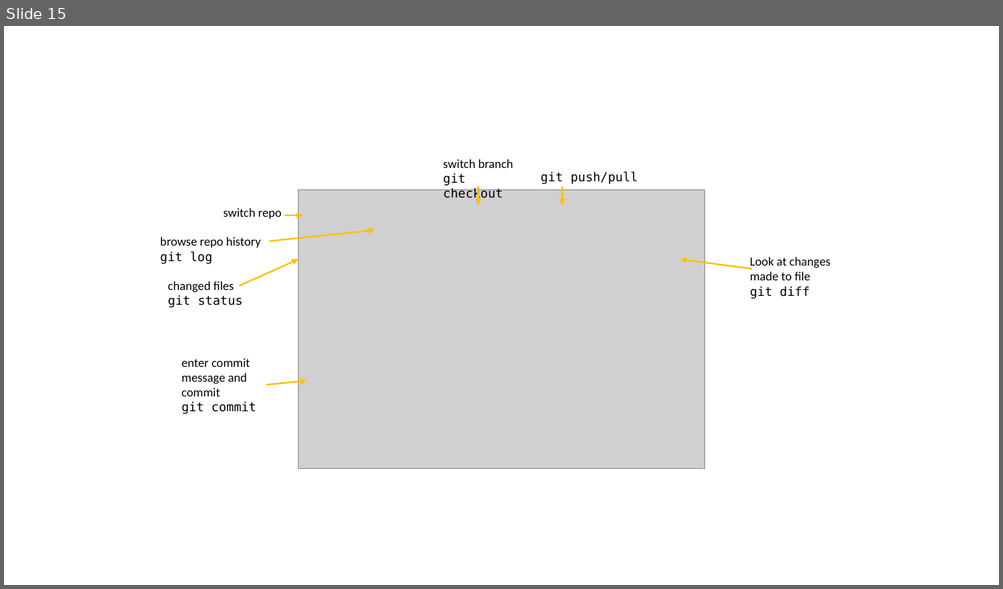
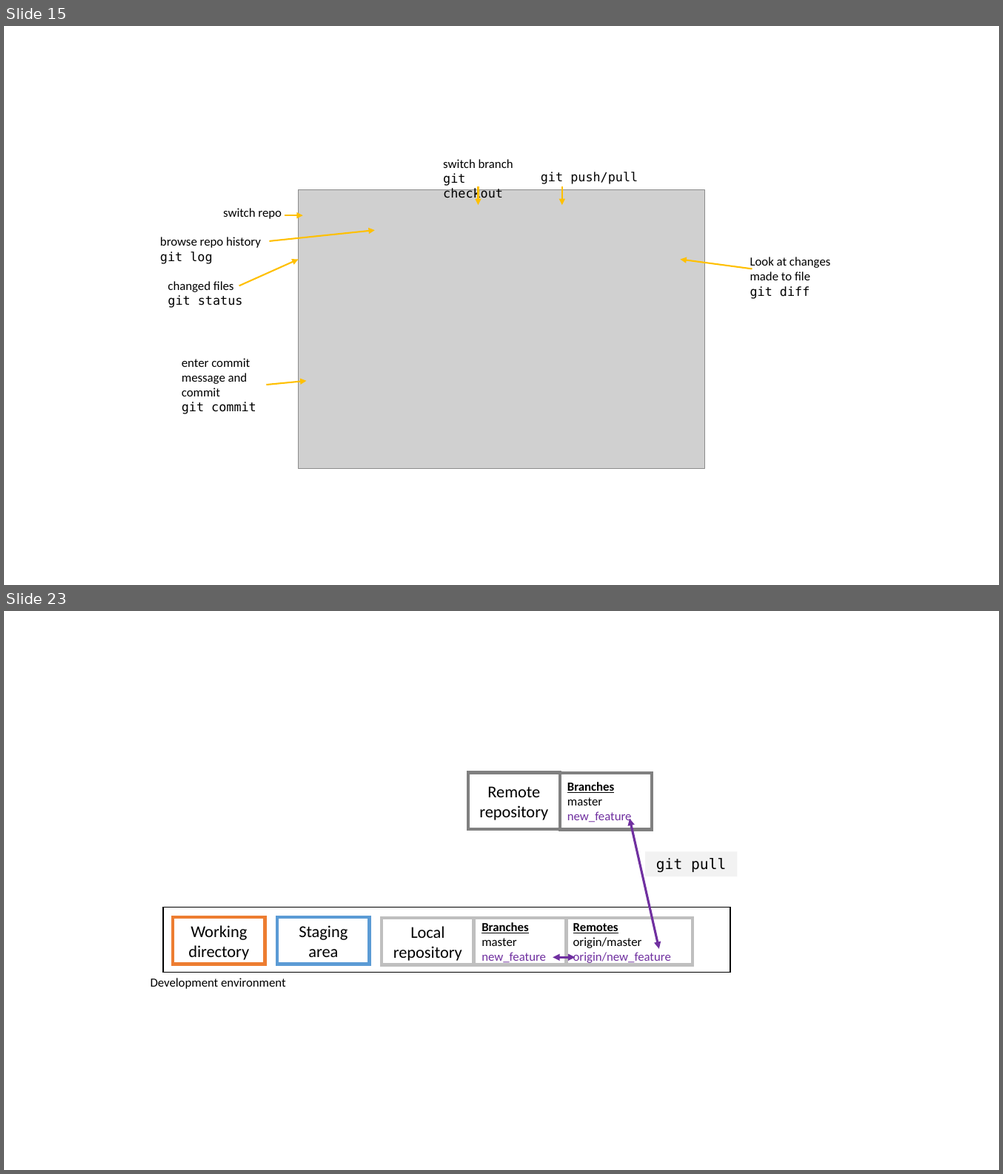
Before and after one commit to selinaZitrone/get-started-with-git, a slide deck: docs/slides/img/images.pptx. Shown one above the other, each under a label of ours: slide 15 before the commit, slides 15 and 23 after it; the slides between them are not shown. The pictures are 1003x589 and 1003x1174 pixels, drawn with LibreOffice and Linux fonts; fonts in the diff are those of the drawing; grey boxes stand for pictures. Boxes give left, top, right and bottom in pixels: in the first picture for what was removed or moved away, otherwise in the second. Text is boxed around its words. In the diff, an @@ line names an element or a change of style, - is before the commit and + after.

```diff
--- a/docs/slides/img/images.pptx
+++ b/docs/slides/img/images.pptx
@@ slide 23 added at <box>4,611,999,1170</box>, background #FFFFFF @@
@@ group added at <box>151,773,737,989</box>: 9 rectangles, 2 double arrows, 1 text @@
+Development environment
+Working directory
+Staging area
+Local repository
+Branches
+master
+new_feature
+Remote repository
+Branches
+master
+new_feature
+Remotes
+origin/master
+origin/new_feature
+git pull
```
Also in this commit, not shown: 7 other slides added, 52 other files.
